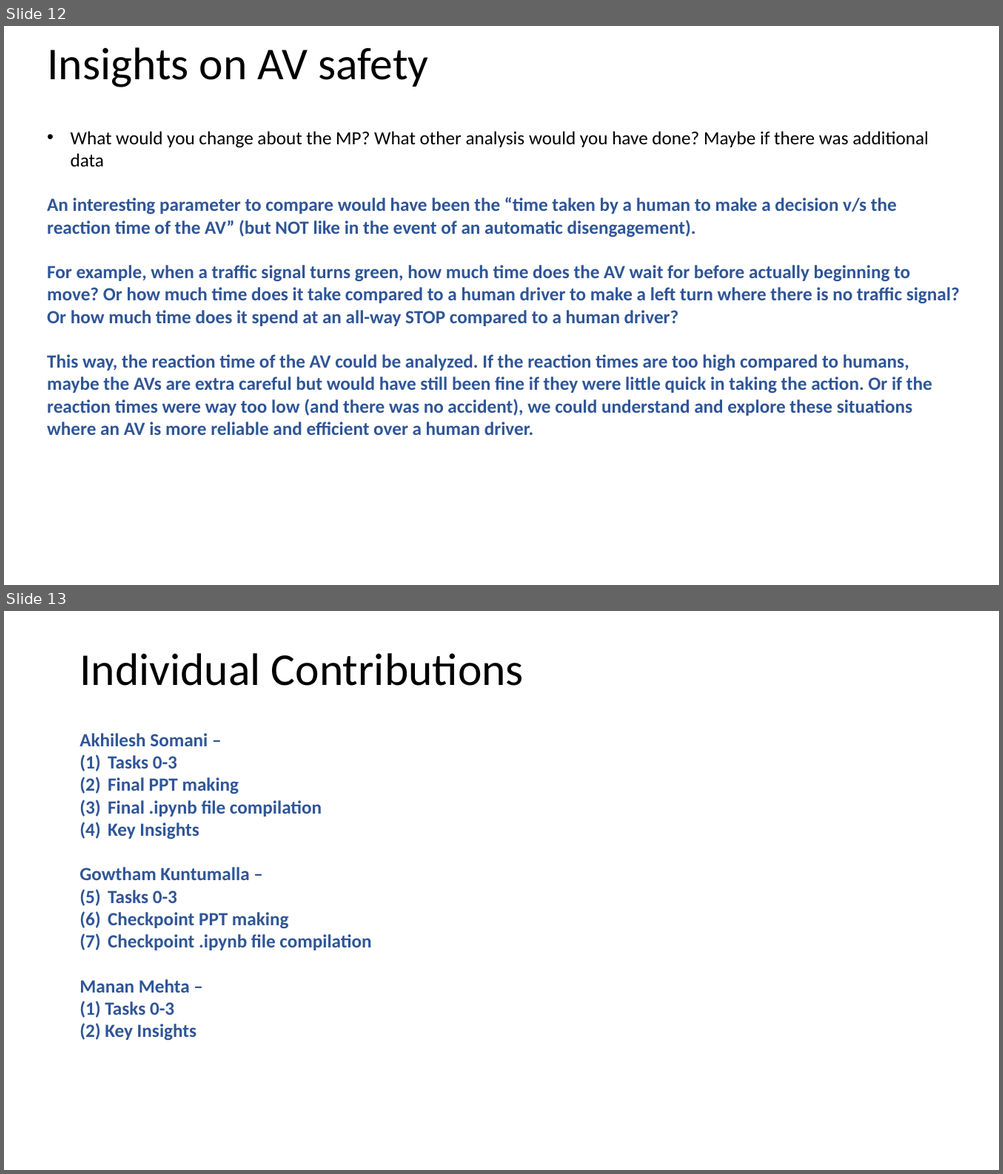
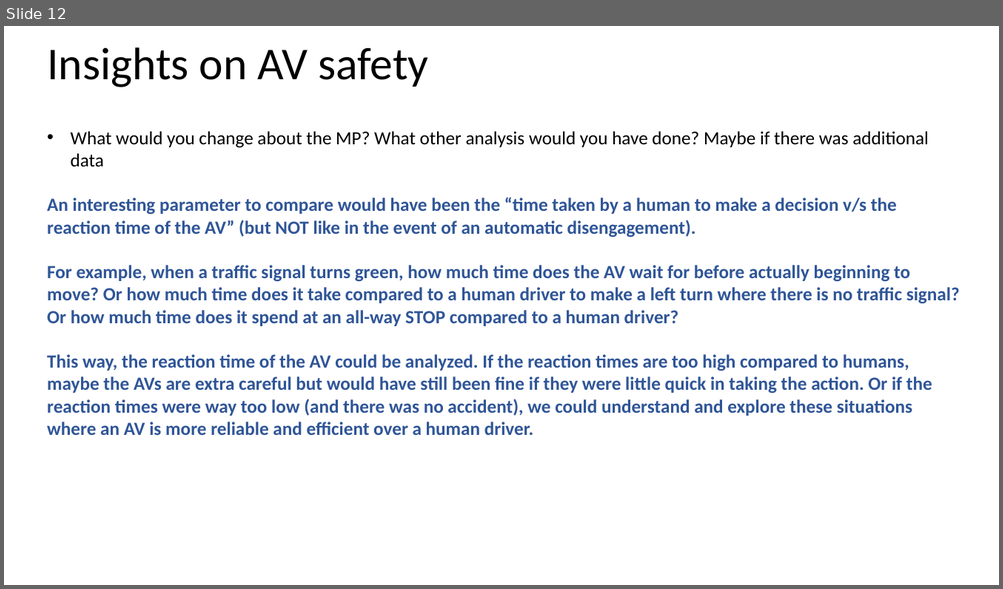
Before and after one commit to akhilesh-somani/Data-Analytics-for-Safety-in-Autonomous-Vehicles, a slide deck: somani4_MP1.pptx. Shown one above the other, each under a label of ours: slides 12 and 13 before the commit, slide 12 after it. The pictures are 1003x1174 and 1003x589 pixels, drawn with LibreOffice and Linux fonts; fonts in the diff are those of the drawing. Boxes give left, top, right and bottom in pixels: in the first picture for what was removed or moved away, otherwise in the second. Text is boxed around its words. In the diff, an @@ line names an element or a change of style, - is before the commit and + after.

```diff
--- a/somani4_MP1.pptx
+++ b/somani4_MP1.pptx
@@ slide 13 removed at [4,611,999,1170], background #FFFFFF @@
@@ text removed at [79,653,523,686] @@
-Individual Contributions
@@ text removed at [79,733,371,1041] @@
-Akhilesh Somani –
-(1) Tasks 0-3
-(2) Final PPT making
-(3) Final .ipynb file compilation
-(4) Key Insights
-Gowtham Kuntumalla –
-(1) Tasks 0-3
-(2) Checkpoint PPT making
-(3) Checkpoint .ipynb file compilation
-Manan Mehta –
-(1) Tasks 0-3
-(2) Key Insights
```
Also in this commit, not shown: 1 slide changed, 1 other file.
